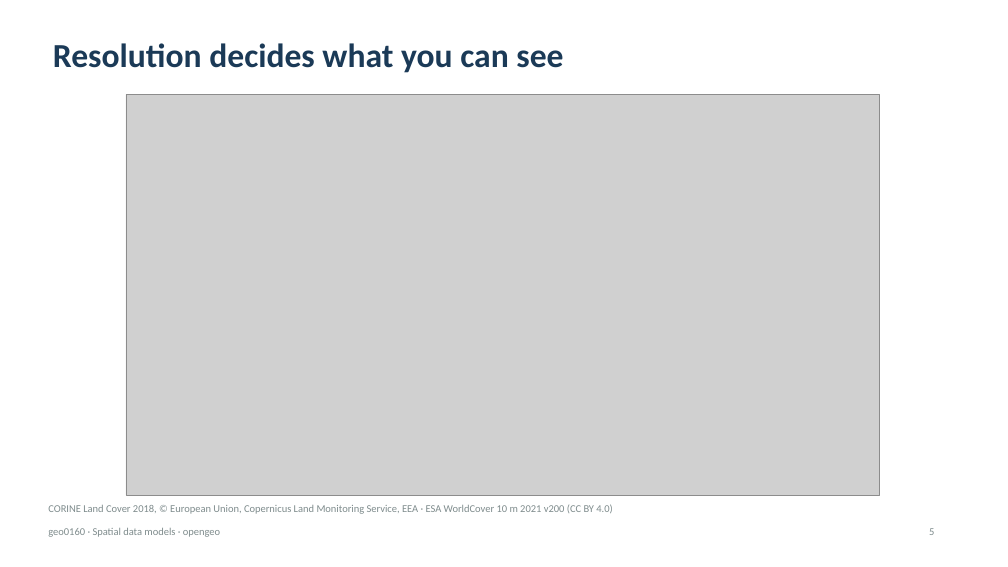
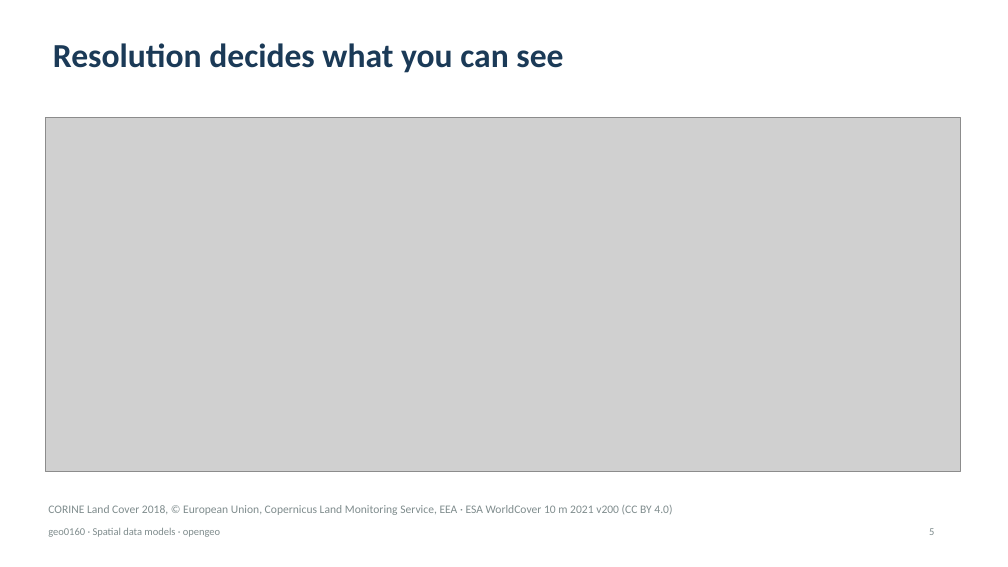
Before and after one commit to EOLab-HSRW/ee8136-ws2026, a slide deck: slide 5 of s02_2026-10-13/geo0160_Data_Models_Formats.pptx. Drawn at 1008x567 pixels with LibreOffice and Linux fonts; fonts in the diff are those of the drawing; grey boxes stand for pictures; background and template pictures are left out. Boxes give left, top, right and bottom in pixels: in the first picture for what was removed or moved away, otherwise in the second. Text is boxed around its words. In the diff, an @@ line names an element or a change of style, - is before the commit and + after.

```diff
--- a/s02_2026-10-13/geo0160_Data_Models_Formats.pptx
+++ b/s02_2026-10-13/geo0160_Data_Models_Formats.pptx
@@ picture: place and size @@
-picture at (126,95,880,495)
+picture at (45,118,960,472)
@@ text "CORINE Land Cover 2018, © ..." at (48,505,672,515): size 10 to 11 pt @@
```
Also in this commit, not shown: 12 other slides changed.
